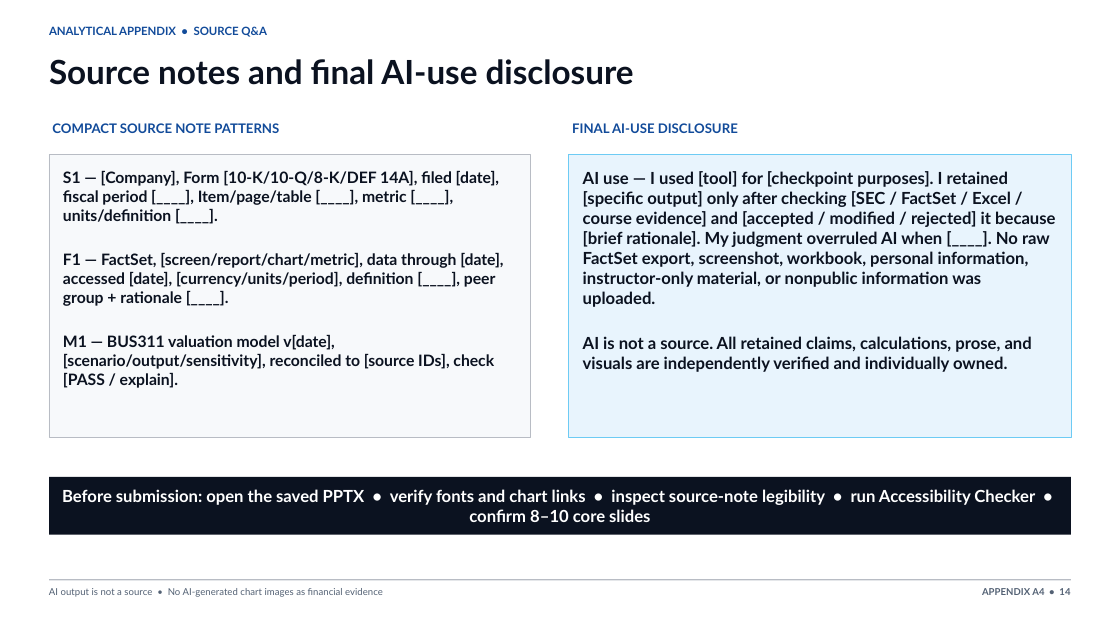
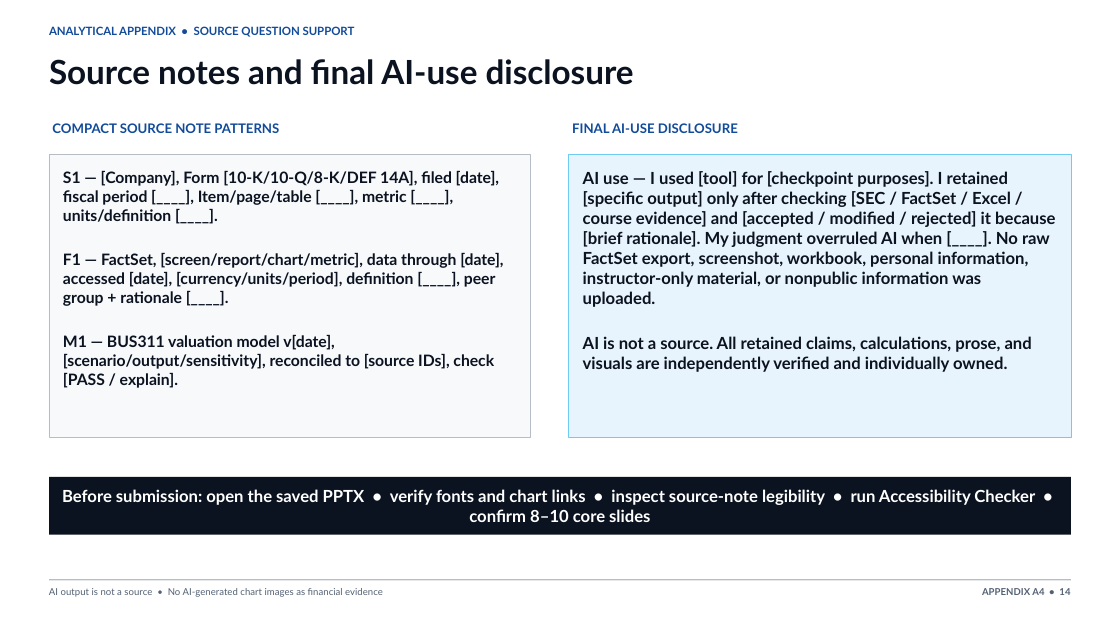
Before and after one commit to bevitts-design/BUS311-Corporate_Finance, a slide deck: slide 14 of CAPSTONE/bus311-capstone-board-deck-template.pptx. Drawn at 1120x630 pixels with LibreOffice and Linux fonts; fonts in the diff are those of the drawing. Boxes give left, top, right and bottom in pixels: in the first picture for what was removed or moved away, otherwise in the second. Text is boxed around its words. In the diff, an @@ line names an element or a change of style, - is before the commit and + after.

```diff
--- a/CAPSTONE/bus311-capstone-board-deck-template.pptx
+++ b/CAPSTONE/bus311-capstone-board-deck-template.pptx
@@ text at [49, 26, 355, 37]: text changed @@
-ANALYTICAL APPENDIX • SOURCE Q&A
+ANALYTICAL APPENDIX • SOURCE QUESTION SUPPORT
```
Also in this commit, not shown: 4 other slides changed, 23 other files.
